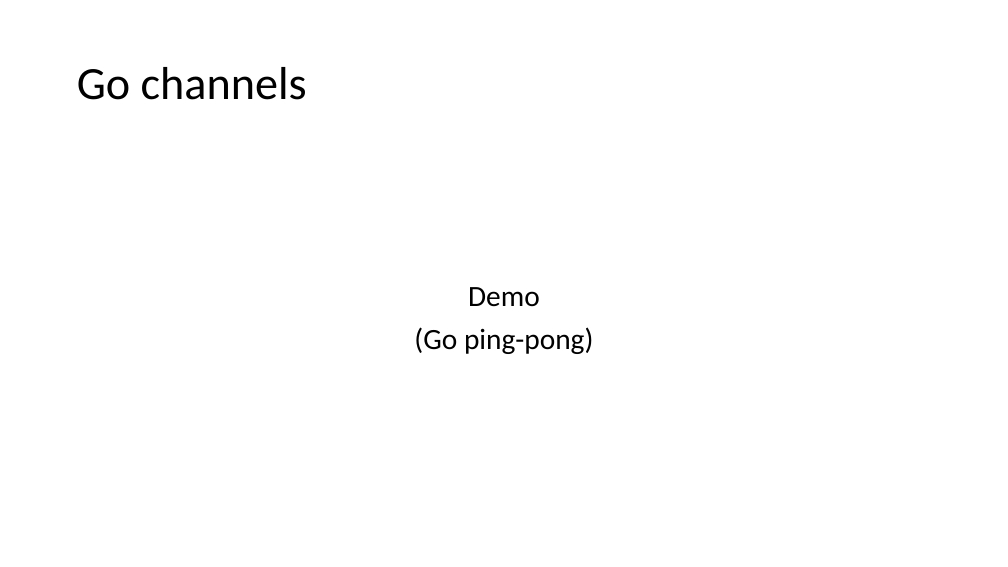
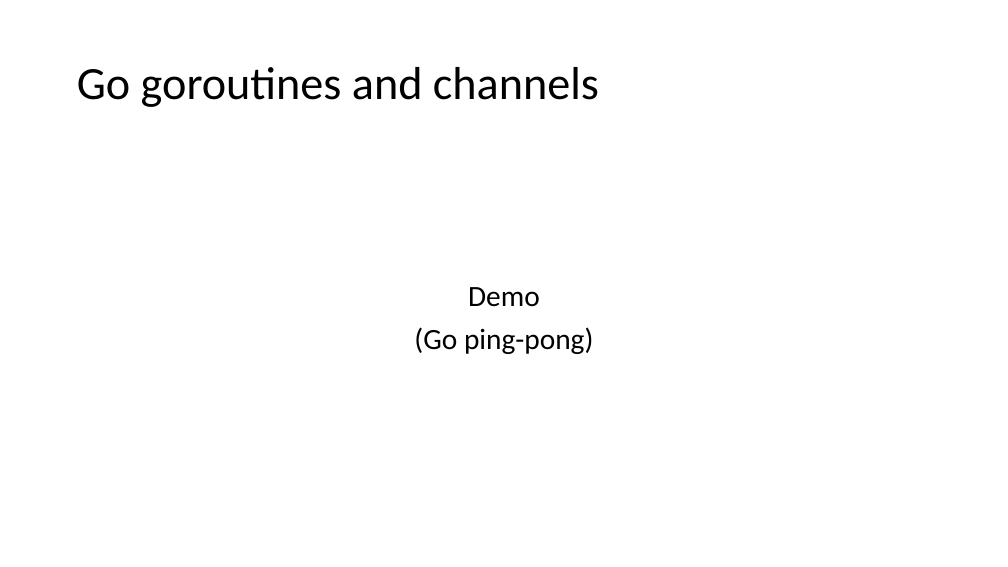
Before and after one commit to kpocza/GoSharp, a slide deck: slide 14 of talks/szszk20180512/SzSzK180512_GoSharp.odp. Drawn at 1008x567 pixels with LibreOffice and Linux fonts; fonts in the diff are those of the drawing. Boxes give left, top, right and bottom in pixels: in the first picture for what was removed or moved away, otherwise in the second. Text is boxed around its words. In the diff, an @@ line names an element or a change of style, - is before the commit and + after.

```diff
--- a/talks/szszk20180512/SzSzK180512_GoSharp.odp
+++ b/talks/szszk20180512/SzSzK180512_GoSharp.odp
@@ title at bbox=[77, 67, 599, 107]: text changed @@
-Go channels
+Go goroutines and channels
```
Also in this commit, not shown: 19 other slides changed, 1 other file.
